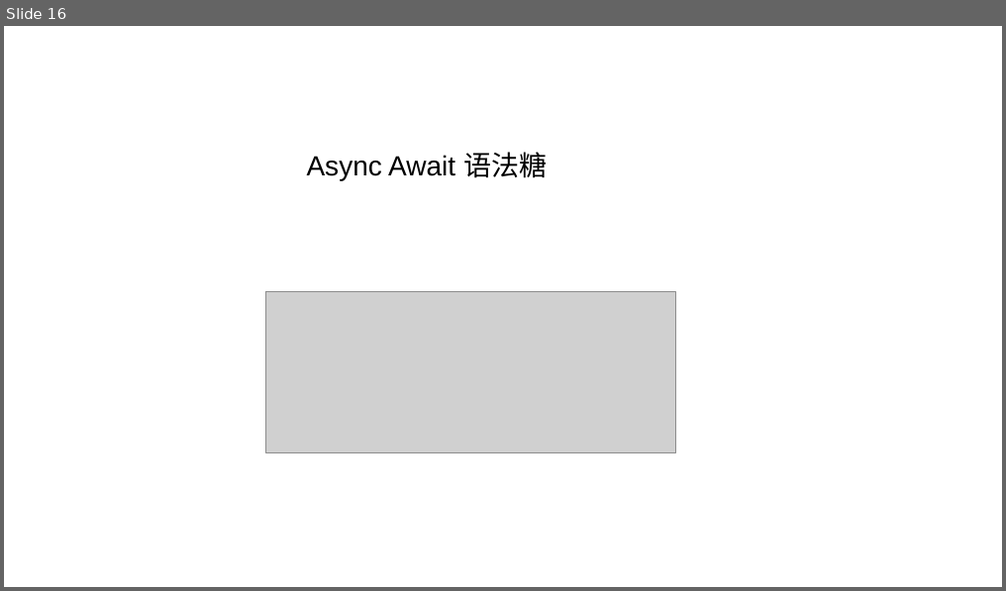
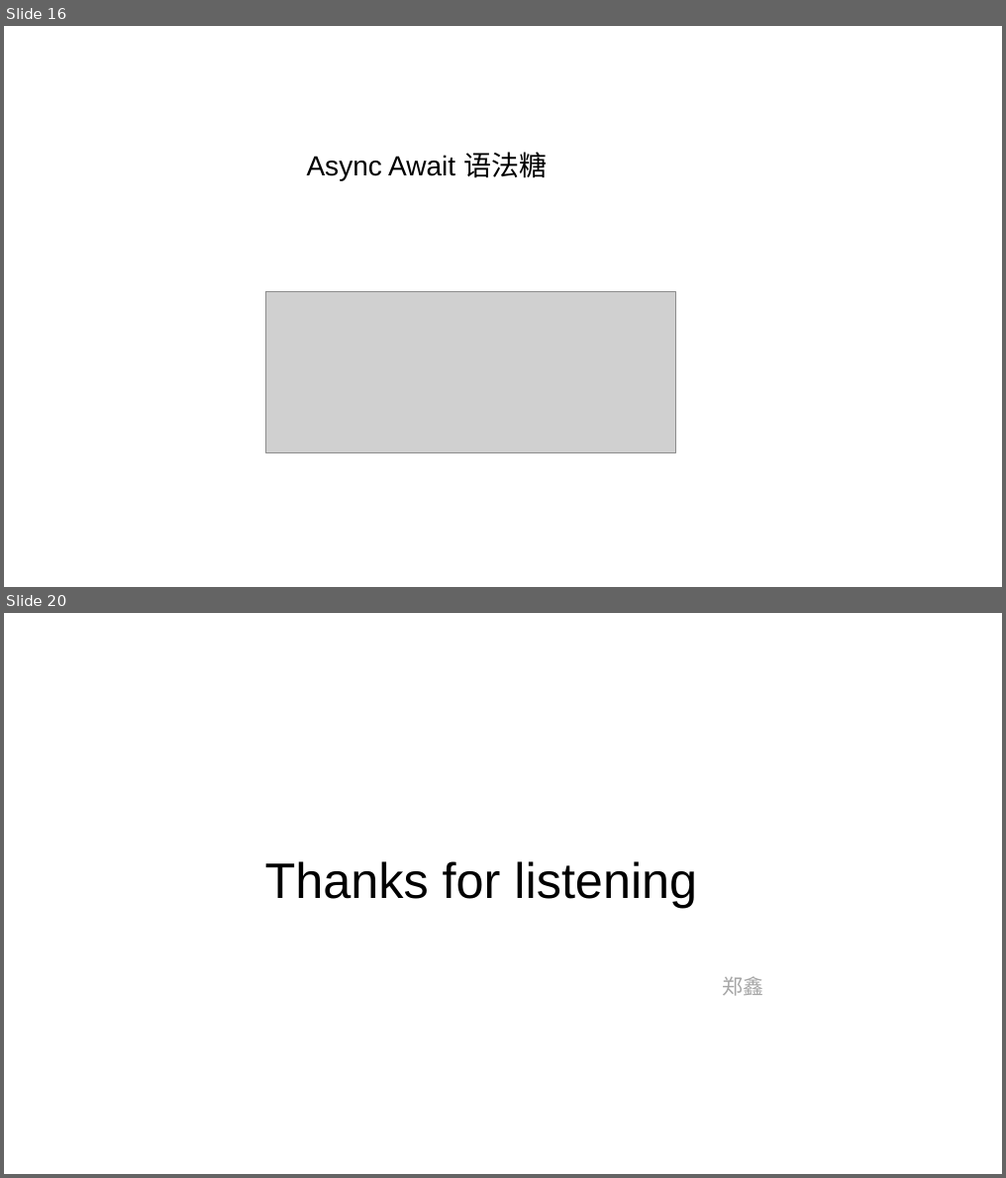
Before and after one commit to zhengx666/ES2017, a slide deck: es6分享.pptx. Shown one above the other, each under a label of ours: slide 16 before the commit, slides 16 and 20 after it; the slides between them are not shown. The pictures are 1006x591 and 1006x1178 pixels, drawn with LibreOffice and Linux fonts; fonts in the diff are those of the drawing; grey boxes stand for pictures; background and template pictures are left out. Boxes give left, top, right and bottom in pixels: in the first picture for what was removed or moved away, otherwise in the second. Text is boxed around its words. In the diff, an @@ line names an element or a change of style, - is before the commit and + after.

```diff
--- a/es6分享.pptx
+++ b/es6分享.pptx
@@ slide 20 added at (4, 613, 1002, 1174), background picture (left out) @@
@@ text added at (265, 861, 697, 908), 36 pt, text #000000 @@
+Thanks for listening
@@ text added at (723, 976, 764, 996), 15 pt, text #A5A5A5 @@
+郑鑫
```
Also in this commit, not shown: 3 other slides added, 1 slide removed, 6 other files.
